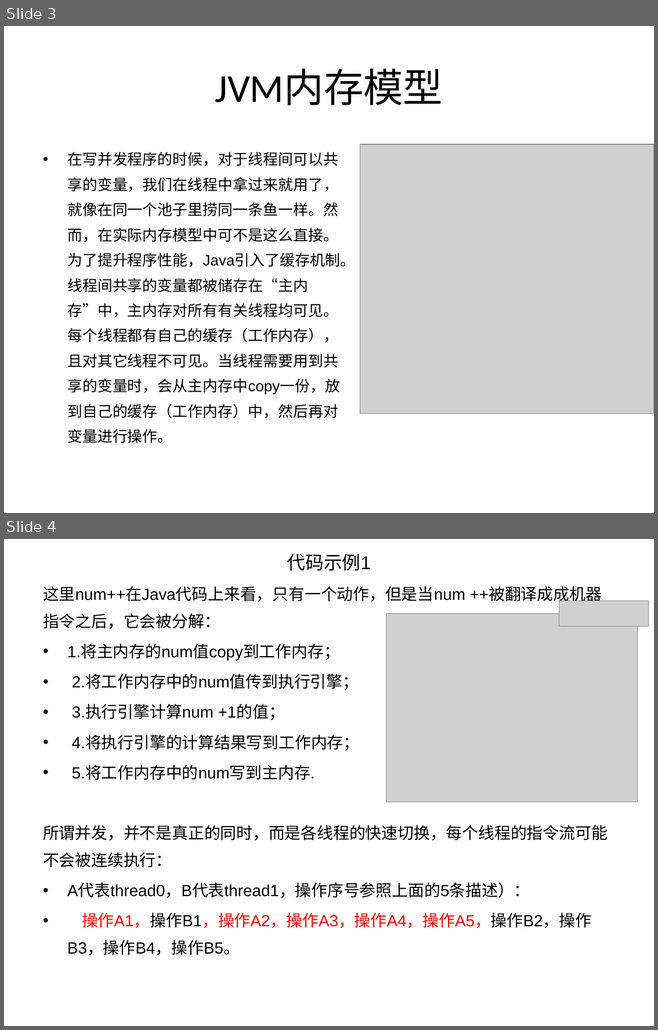
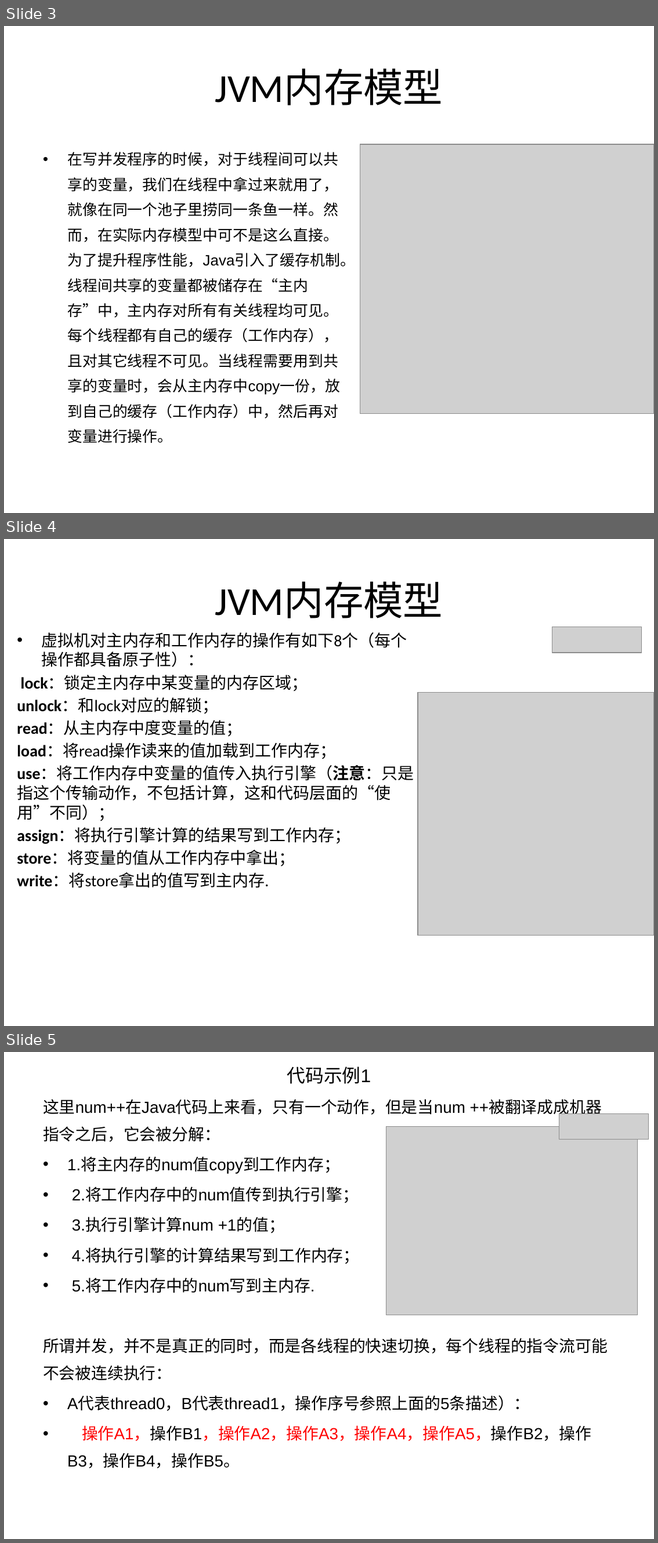
Before and after one commit to huangshumei/concurrentDemo, a slide deck: doc/[www.java1234.com]java并发编程阿里巴巴-梁飞.pptx. Shown one above the other, each under a label of ours: slides 3 and 4 before the commit, slides 3, 4 and 5 after it. The pictures are 658x1030 and 658x1543 pixels, drawn with LibreOffice and Linux fonts; fonts in the diff are those of the drawing; grey boxes stand for pictures; background and template pictures are left out. Boxes give left, top, right and bottom in pixels: in the first picture for what was removed or moved away, otherwise in the second. Text is boxed around its words. In the diff, an @@ line names an element or a change of style, - is before the commit and + after.

```diff
--- a/doc/[www.java1234.com]java并发编程阿里巴巴-梁飞.pptx
+++ b/doc/[www.java1234.com]java并发编程阿里巴巴-梁飞.pptx
@@ slide 4 added at [4,539,654,1026], background #FFFFFF @@
@@ title added at [215,582,442,618], 44 pt, text #000000 @@
+JVM内存模型
@@ text added at [17,632,413,888], 18 pt, text #000000 @@
+• 虚拟机对主内存和工作内存的操作有如下8个（每个操作都具备原子性）：
+lock：锁定主内存中某变量的内存区域；
+unlock：和lock对应的解锁；
+read：从主内存中度变量的值；
+load：将read操作读来的值加载到工作内存；
+use：将工作内存中变量的值传入执行引擎（注意：只是指这个传输动作，不包括计算，这和代码层面的“使用”不同）；
+assign：将执行引擎计算的结果写到工作内存；
+store：将变量的值从工作内存中拿出；
+write：将store拿出的值写到主内存.
@@ picture added at [552,627,641,653] @@
@@ picture added at [418,692,654,935] @@
@@ what was slide 4 is now slide 5 @@
```
Also in this commit, not shown: 1 slide changed, 1 other slide added, 1 slide removed, 2 other files.
